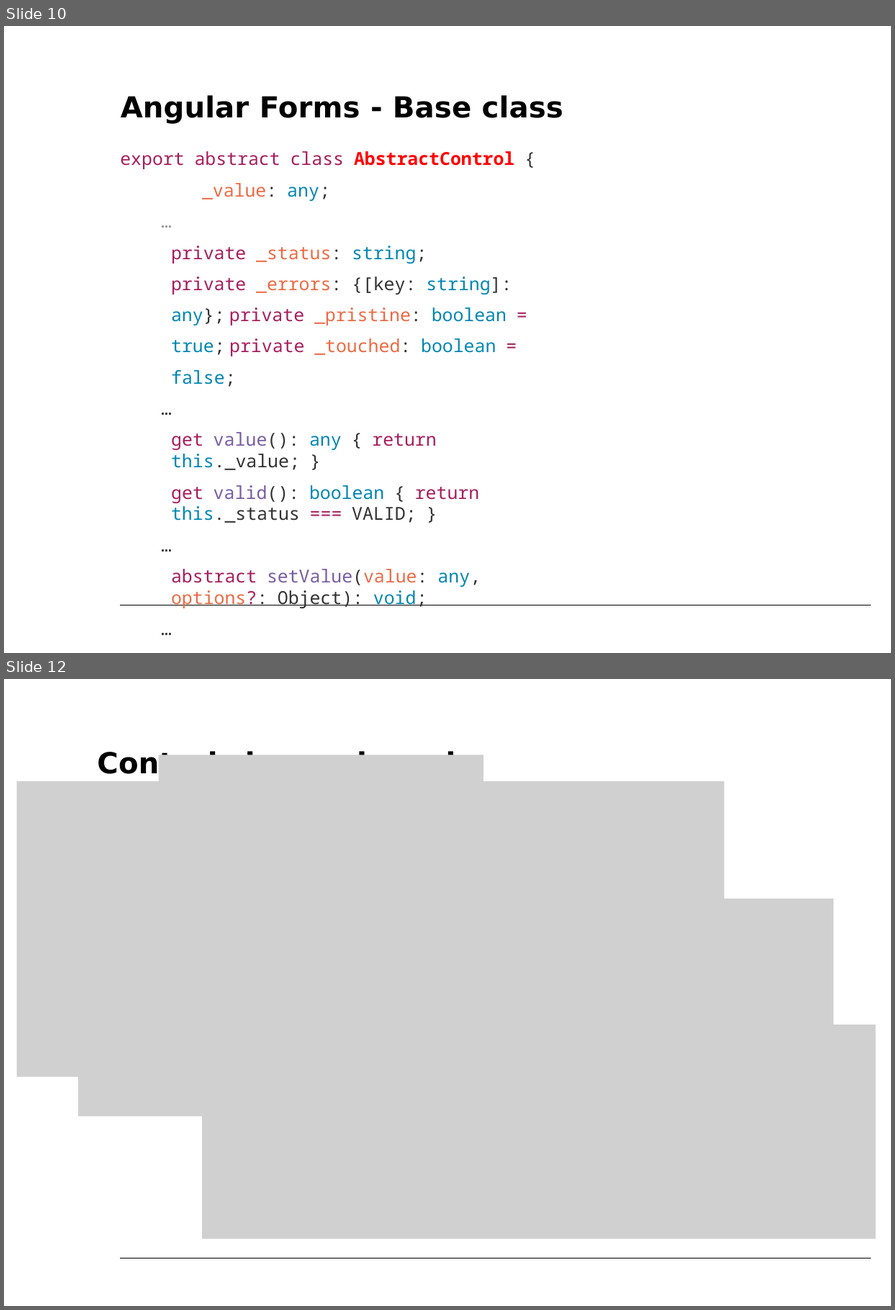
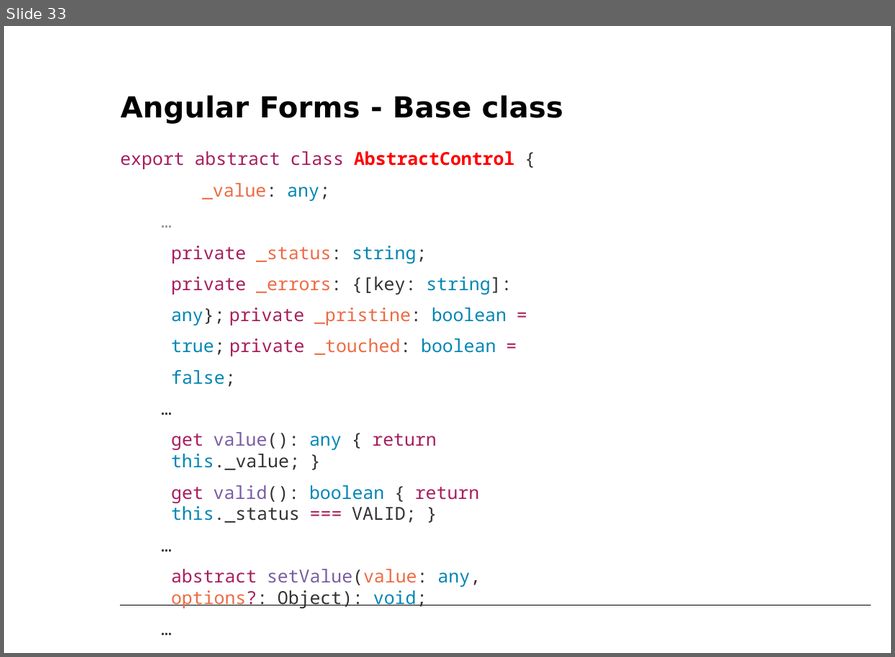
Before and after one commit to petereijgermans11/workshop-angular10, a slide deck: PPT/06- Angular Forms.pptx. Shown one above the other, each under a label of ours: slides 10 and 12 before the commit, slide 33 after it; the slides between them are not shown. The pictures are 895x1310 and 895x657 pixels, drawn with LibreOffice and Linux fonts; fonts in the diff are those of the drawing; grey boxes stand for pictures. Boxes give left, top, right and bottom in pixels: in the first picture for what was removed or moved away, otherwise in the second. Text is boxed around its words. In the diff, an @@ line names an element or a change of style, - is before the commit and + after.

```diff
--- a/PPT/06- Angular Forms.pptx
+++ b/PPT/06- Angular Forms.pptx
@@ slide 12 removed at bbox=[4, 679, 891, 1306], background #FFFFFF; not listed: 1 template element that a slide beside it also shows @@
@@ text removed at bbox=[97, 750, 476, 780] @@
-Control classes in code
@@ picture removed at bbox=[159, 755, 484, 783] @@
@@ picture removed at bbox=[17, 781, 725, 1077] @@
@@ picture removed at bbox=[232, 871, 542, 900] @@
@@ picture removed at bbox=[78, 899, 834, 1117] @@
@@ picture removed at bbox=[364, 995, 679, 1027] @@
@@ picture removed at bbox=[202, 1025, 876, 1239] @@
@@ what was slide 10 is now slide 33 @@
```
Also in this commit, not shown: 5 other slides removed.
